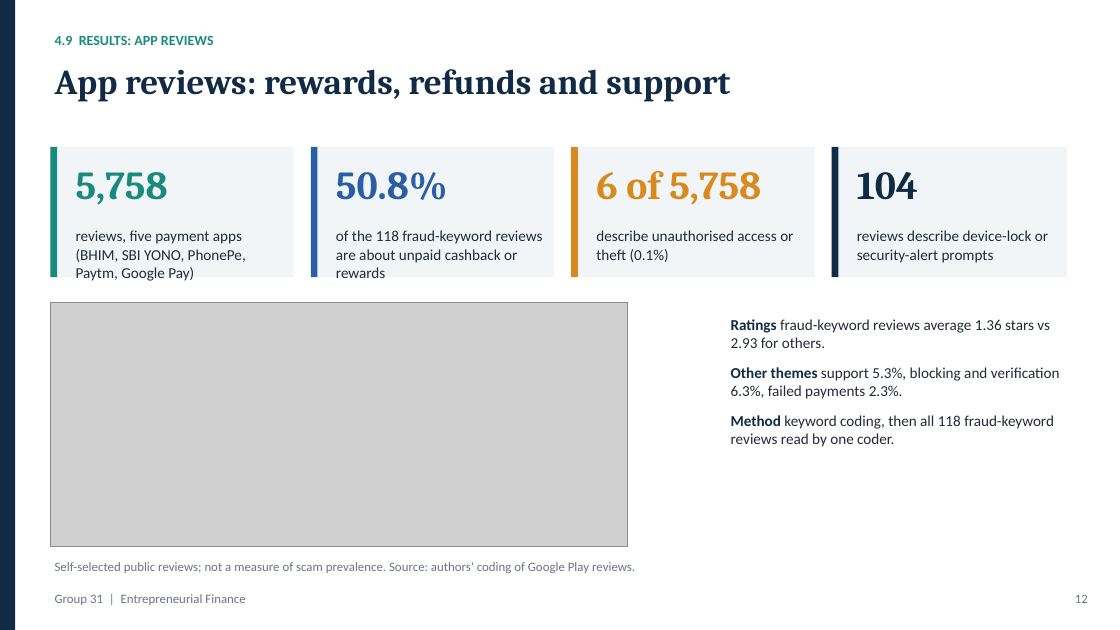
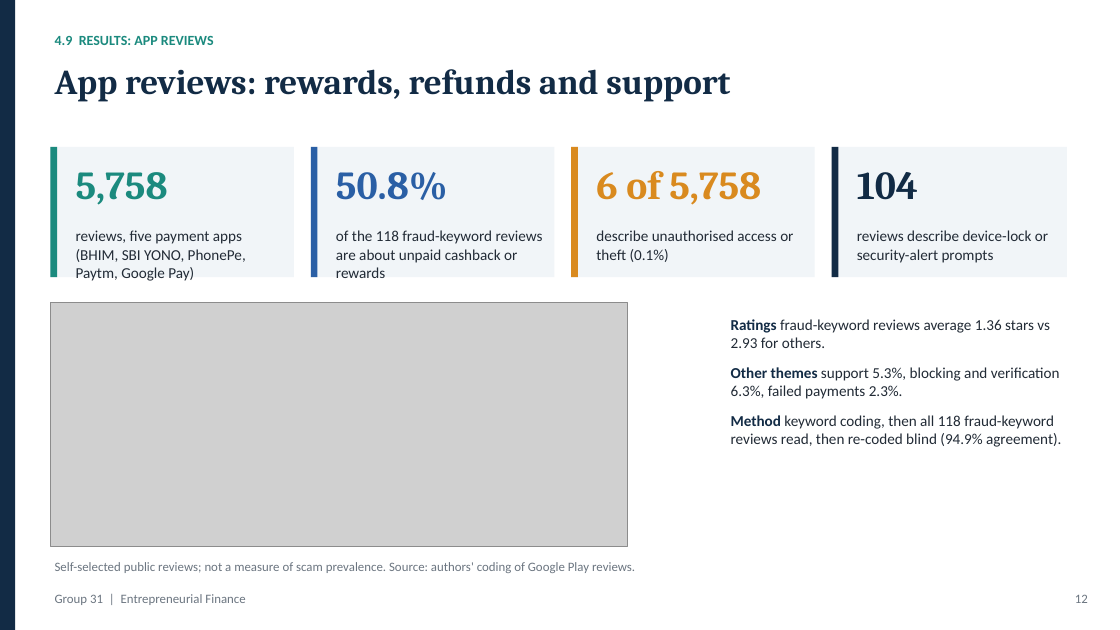
Before and after one commit to sahsudhanshu/EF, a slide deck: slide 12 of Group_31/slides/Group_31_Presentation_Final.pptx. Drawn at 1120x630 pixels with LibreOffice and Linux fonts; fonts in the diff are those of the drawing; grey boxes stand for pictures. Boxes give left, top, right and bottom in pixels: in the first picture for what was removed or moved away, otherwise in the second. Text is boxed around its words. In the diff, an @@ line names an element or a change of style, - is before the commit and + after.

```diff
--- a/Group_31/slides/Group_31_Presentation_Final.pptx
+++ b/Group_31/slides/Group_31_Presentation_Final.pptx
@@ text at (x1=731, y1=415, x2=1061, y2=447): text changed @@
-Method keyword coding, then all 118 fraud-keyword reviews read by one coder.
+Method keyword coding, then all 118 fraud-keyword reviews read, then re-coded blind (94.9% agreement).
```
Also in this commit, not shown: 1 other slide changed, 27 other files.
